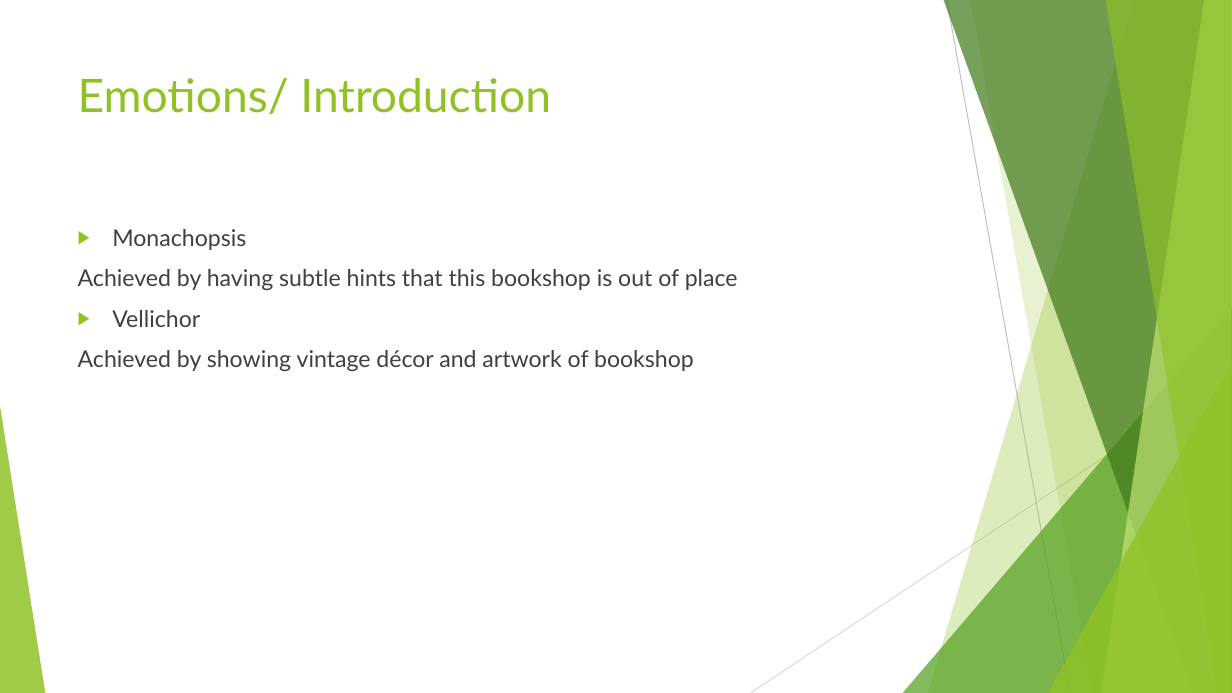
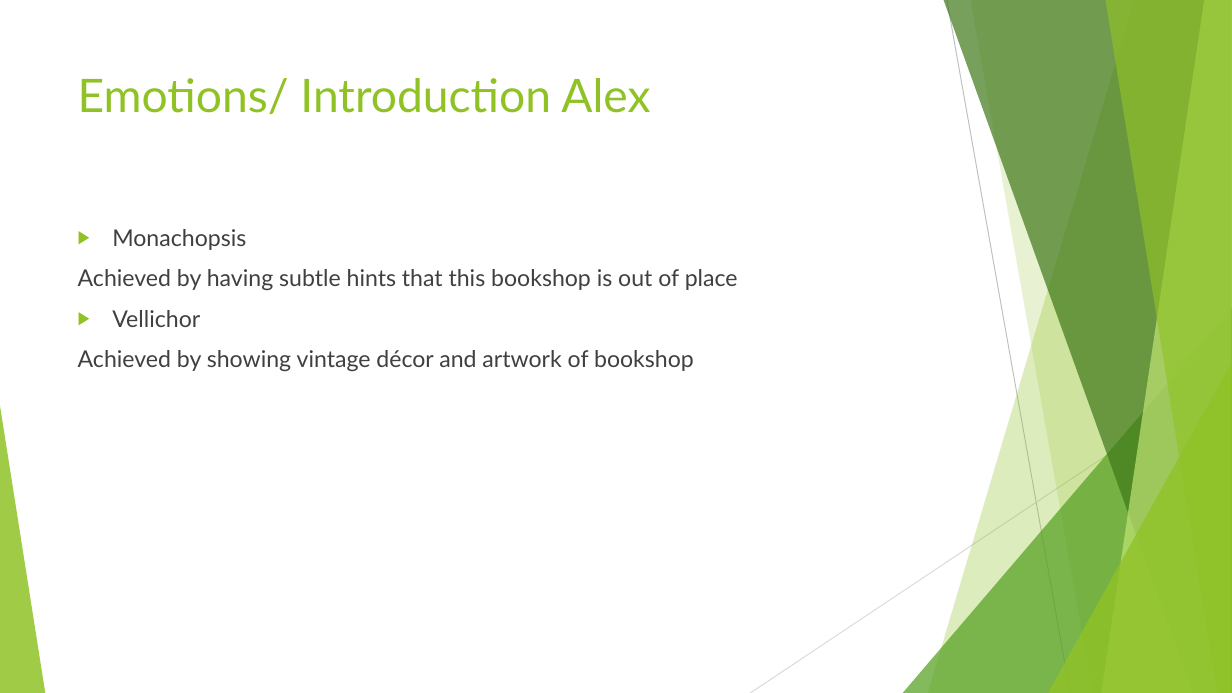
Before and after one commit to UoSGamesGroups/first-semester-l4-5-group-14, a slide deck: slide 4 of Group 14.pptx (slide 3 before the commit). Drawn at 1232x693 pixels with LibreOffice and Linux fonts; fonts in the diff are those of the drawing. Boxes give left, top, right and bottom in pixels: in the first picture for what was removed or moved away, otherwise in the second. Text is boxed around its words. In the diff, an @@ line names an element or a change of style, - is before the commit and + after.

```diff
--- a/Group 14.pptx
+++ b/Group 14.pptx
@@ title at (78,78,650,114): text changed @@
-Emotions/ Introduction
+Emotions/ Introduction Alex
```
Also in this commit, not shown: 4 other slides changed, 1 slide added, 1 slide removed.
